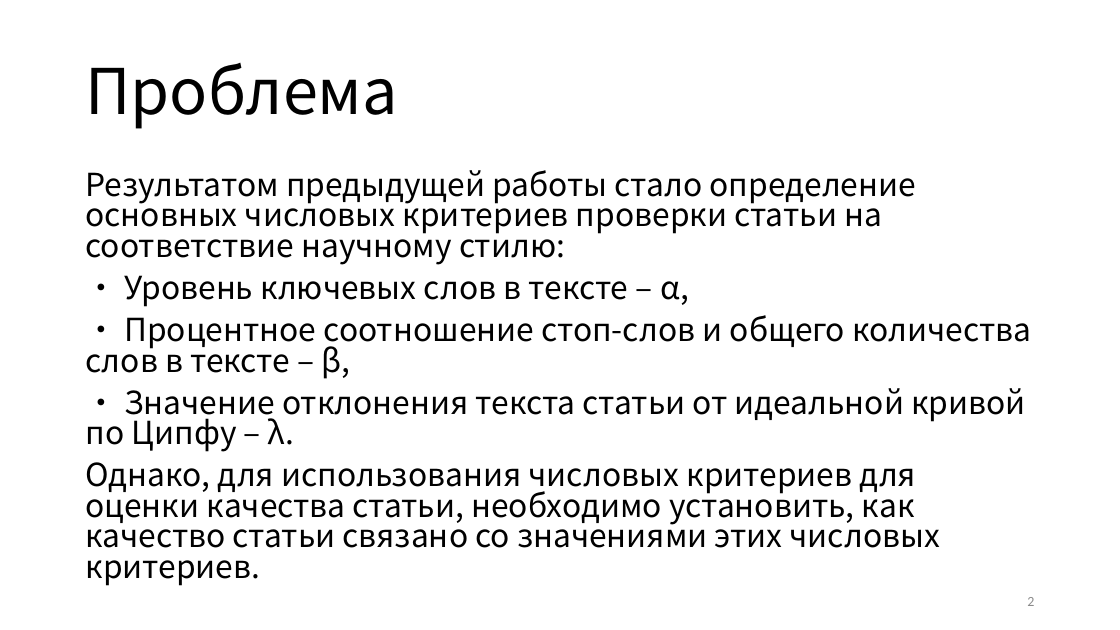
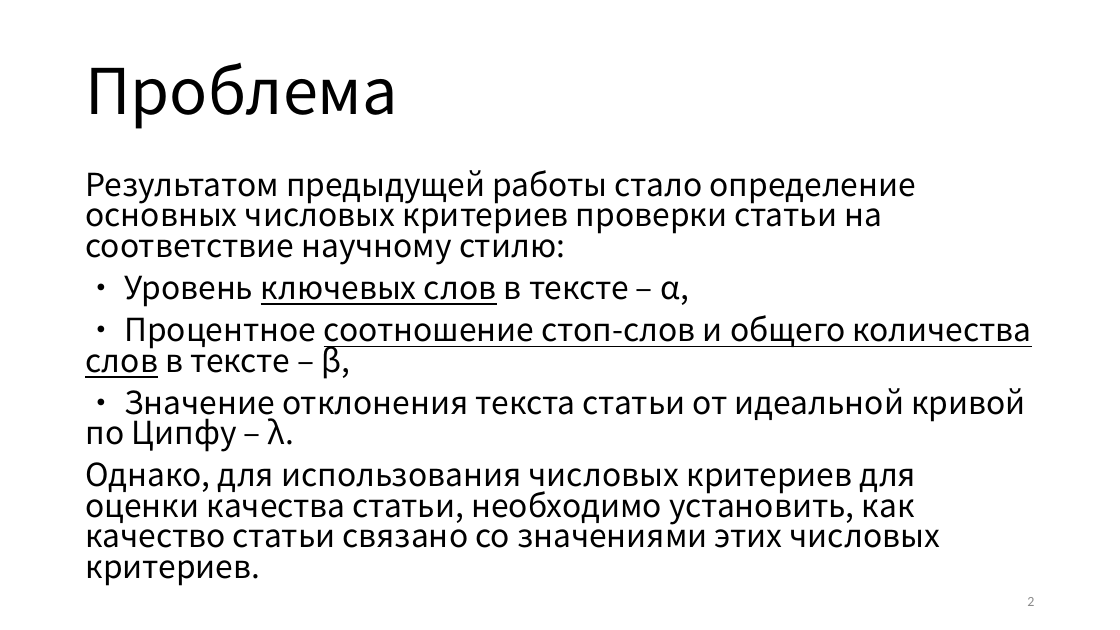
Before and after one commit to OSLL/sw-auto, a slide deck: slide 2 of paper_work/paper_autumn2018/pps2019/Blees slides v1.pptx. Drawn at 1120x630 pixels with LibreOffice and Linux fonts; fonts in the diff are those of the drawing. Boxes give left, top, right and bottom in pixels: in the first picture for what was removed or moved away, otherwise in the second. Text is boxed around its words. In the diff, an @@ line names an element or a change of style, - is before the commit and + after.

```diff
--- a/paper_work/paper_autumn2018/pps2019/Blees slides v1.pptx
+++ b/paper_work/paper_autumn2018/pps2019/Blees slides v1.pptx
@@ text at bbox=[85, 275, 1032, 379]: underline on in "ключевых слов", "соотношение стоп-слов и общего количества слов" @@
```
Also in this commit, not shown: 6 other slides changed, 5 other files.
